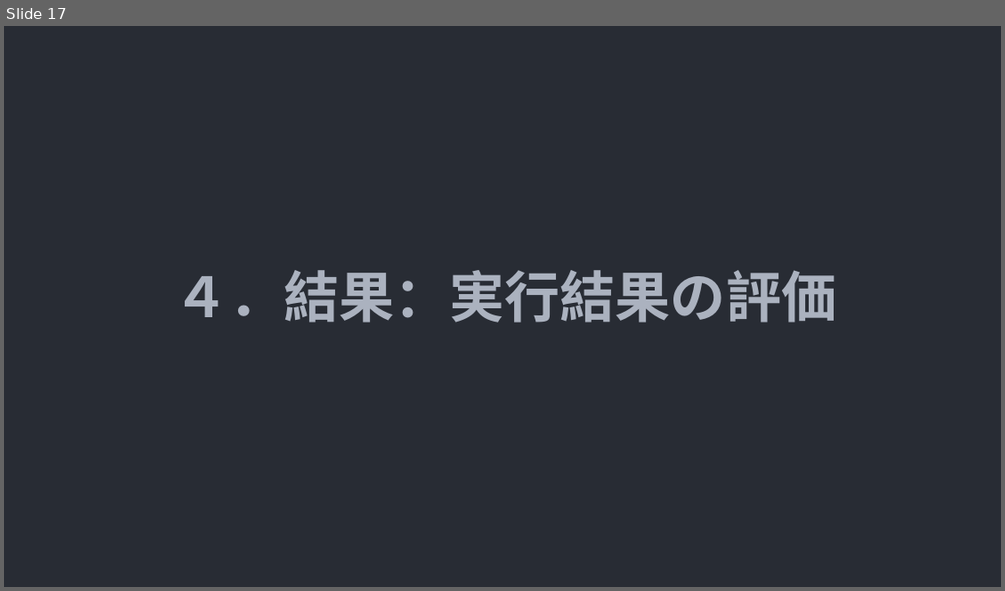
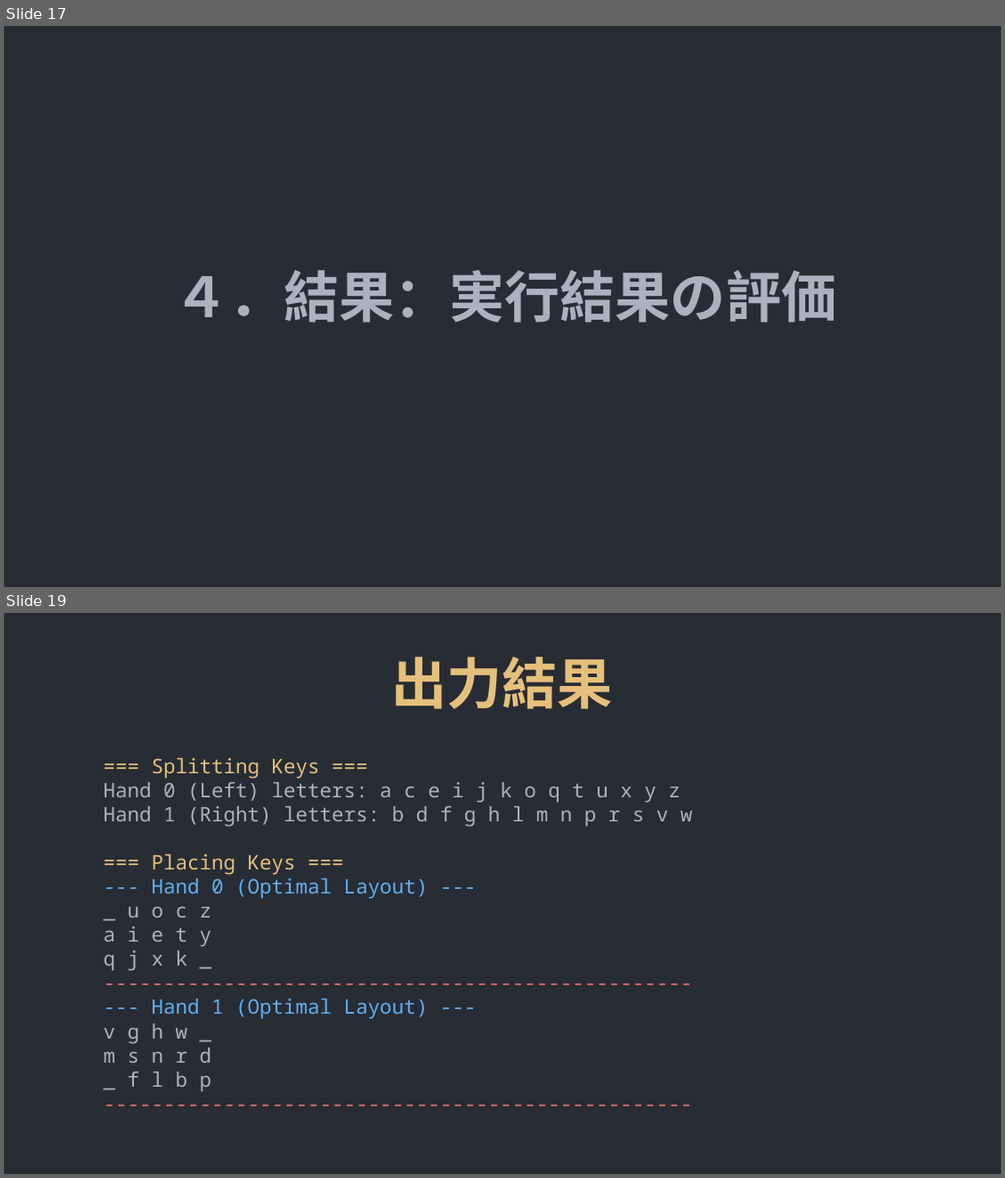
Before and after one commit to yuichiro-kurose/keyboard, a slide deck: docs/最終発表.odp. Shown one above the other, each under a label of ours: slide 17 before the commit, slides 17 and 19 after it; the slides between them are not shown. The pictures are 1005x591 and 1005x1178 pixels, drawn with LibreOffice and Linux fonts; fonts in the diff are those of the drawing. Boxes give left, top, right and bottom in pixels: in the first picture for what was removed or moved away, otherwise in the second. Text is boxed around its words. In the diff, an @@ line names an element or a change of style, - is before the commit and + after.

```diff
--- a/docs/最終発表.odp
+++ b/docs/最終発表.odp
@@ slide 19 added at (4, 613, 1001, 1174), background #282C34 @@
@@ title added at (392, 657, 613, 709), 44 pt, text #E5C07B, bold @@
+出力結果
@@ text added at (104, 758, 693, 1092), 16 pt, text #E06C75 @@
+=== Splitting Keys ===
+Hand 0 (Left) letters: a c e i j k o q t u x y z
+Hand 1 (Right) letters: b d f g h l m n p r s v w
+=== Placing Keys ===
+--- Hand 0 (Optimal Layout) ---
+_ u o c z
+a i e t y
+q j x k _
+-------------------------------------------------
+--- Hand 1 (Optimal Layout) ---
+v g h w _
+m s n r d
+_ f l b p
+-------------------------------------------------
```
Also in this commit, not shown: 7 slides changed, 9 other slides added, 3 slides removed, 7 other files.
